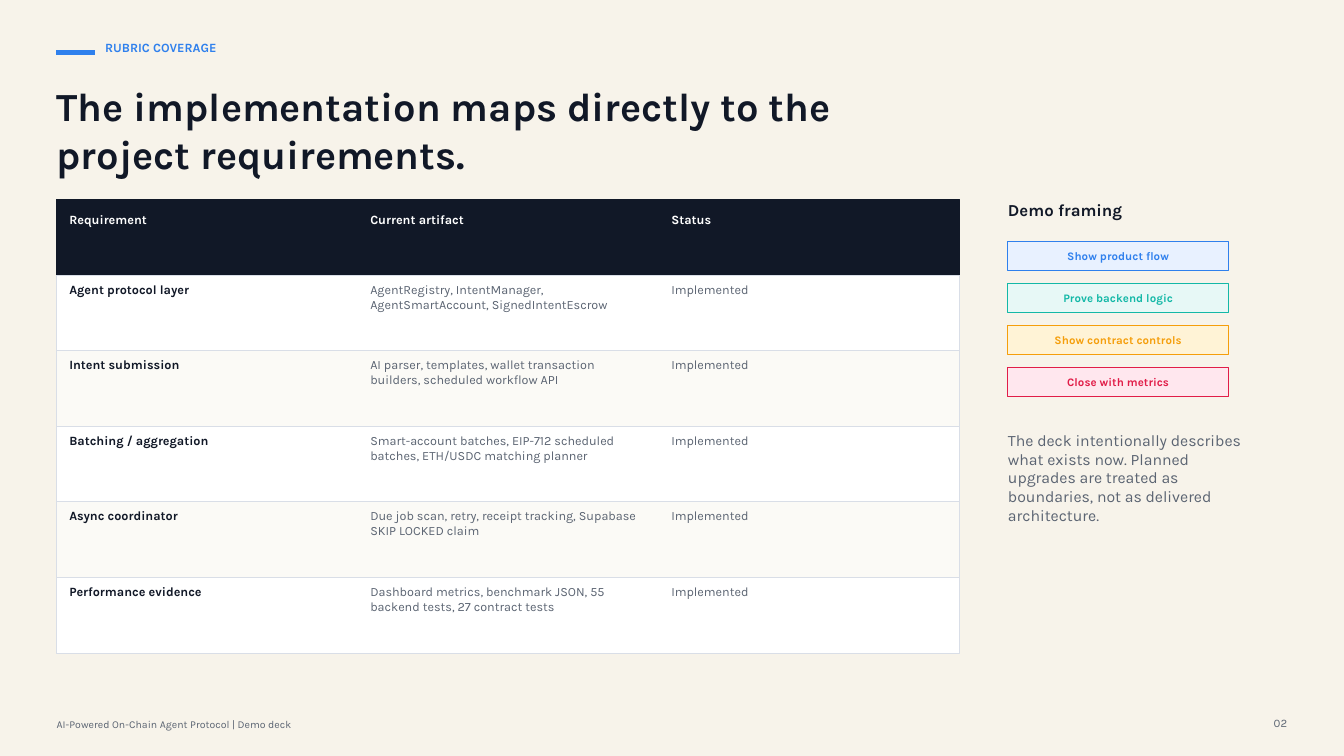
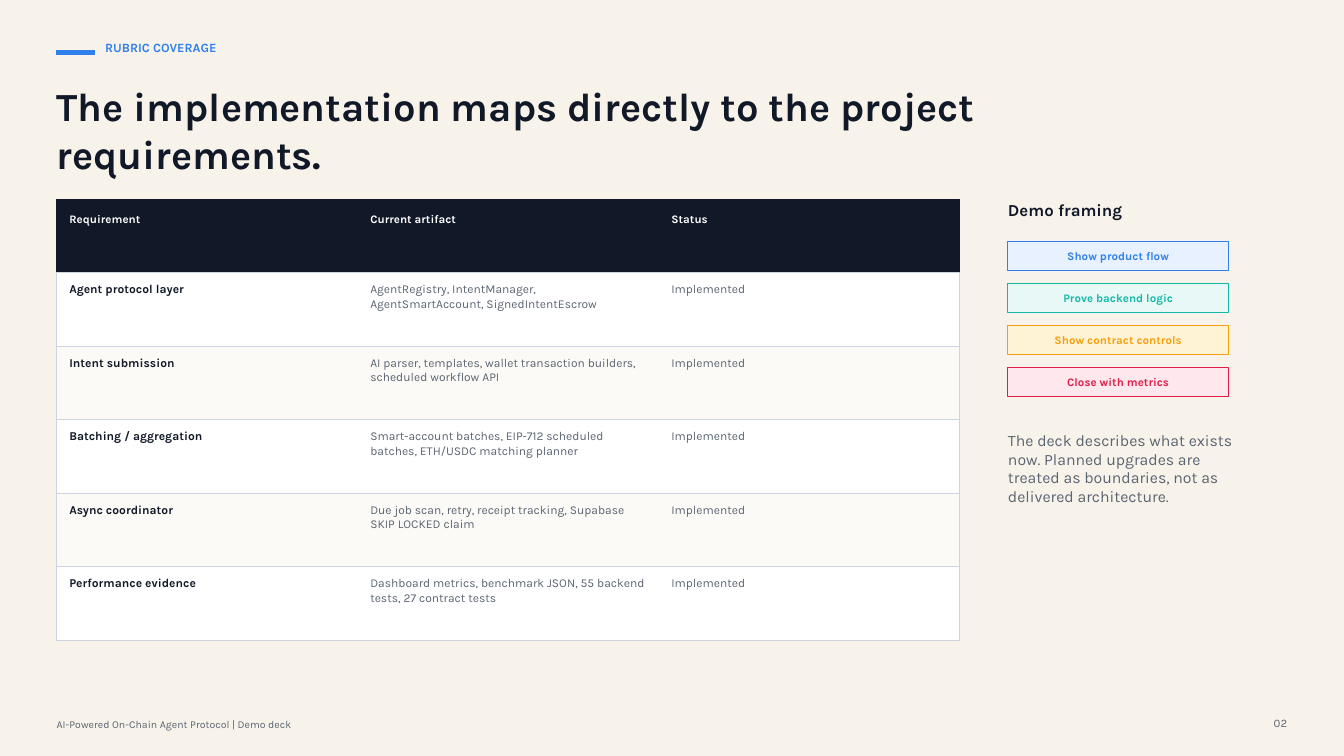
Before and after one commit to cozyxiong/On-Chain-Agent-Protocol, a slide deck: slide 2 of docs/on-chain-agent-protocol-demo.pptx. Drawn at 1344x756 pixels with LibreOffice and Linux fonts; fonts in the diff are those of the drawing. Boxes give left, top, right and bottom in pixels: in the first picture for what was removed or moved away, otherwise in the second. Text is boxed around its words. In the diff, an @@ line names an element or a change of style, - is before the commit and + after.

Commit message:
Improve demo presentation native arrows
Rebuild docs/on-chain-agent-protocol-demo.pptx so architecture and workflow diagrams use editable PowerPoint preset arrow shapes instead of simulated or non-rendering arrows.

Keep the icon badges editable as native PowerPoint shapes and preserve the existing 14-slide demo story.

Verified the deck still has 14 slides, contains 35 native PowerPoint arrow preset shapes, and passes layout QA with zero errors.

```diff
--- a/docs/on-chain-agent-protocol-demo.pptx
+++ b/docs/on-chain-agent-protocol-demo.pptx
@@ text "The implementation maps directly to ..." rewrapped from (x1=57, y1=92, x2=831, y2=179) to (x1=57, y1=92, x2=975, y2=179) @@
@@ size 9 to 8.2 pt in 3 elements at (x1=69, y1=215, x2=140, y2=226), (x1=370, y1=215, x2=456, y2=223), (x1=671, y1=215, x2=708, y2=223) @@
@@ rectangle moved from (x1=56, y1=275, x2=960, y2=351) to (x1=56, y1=273, x2=960, y2=347) @@
@@ rectangle moved from (x1=56, y1=351, x2=960, y2=426) to (x1=56, y1=347, x2=960, y2=420) @@
@@ rectangle moved from (x1=56, y1=426, x2=960, y2=502) to (x1=56, y1=420, x2=960, y2=494) @@
@@ text at (x1=1008, y1=435, x2=1232, y2=502): text changed @@
-The deck intentionally describes what exists now. Planned upgrades are treated as boundaries, not as delivered architecture.
+The deck describes what exists now. Planned upgrades are treated as boundaries, not as delivered architecture.
@@ rectangle moved from (x1=56, y1=502, x2=960, y2=578) to (x1=56, y1=494, x2=960, y2=568) @@
@@ outline #D9DEE7 0.75 pt to #CBD5E1 0.75 pt in 5 elements at (x1=56, y1=273, x2=960, y2=347), (x1=56, y1=347, x2=960, y2=420), (x1=56, y1=420, x2=960, y2=494), (x1=56, y1=494, x2=960, y2=568), (x1=56, y1=567, x2=960, y2=640) @@
@@ rectangle moved from (x1=56, y1=578, x2=960, y2=653) to (x1=56, y1=567, x2=960, y2=640) @@
@@ text "Performance evidence" moved from (x1=69, y1=587, x2=202, y2=596) to (x1=69, y1=578, x2=196, y2=587) @@
@@ text "Dashboard metrics, benchmark JSON, 55 ..." moved from (x1=370, y1=587, x2=604, y2=612) to (x1=370, y1=579, x2=644, y2=603) @@
@@ size 9 to 8.6 pt in 15 elements at (x1=69, y1=284, x2=184, y2=296), (x1=370, y1=285, x2=596, y2=311), (x1=671, y1=285, x2=745, y2=296), (x1=69, y1=358, x2=175, y2=367), (x1=370, y1=359, x2=636, y2=381), (x1=671, y1=359, x2=745, y2=370), (x1=69, y1=431, x2=202, y2=443), (x1=370, y1=432, x2=603, y2=458), (x1=671, y1=432, x2=745, y2=443), (x1=69, y1=505, x2=173, y2=517), (x1=370, y1=506, x2=625, y2=528), (x1=671, y1=506, x2=745, y2=517), (x1=69, y1=578, x2=196, y2=587), (x1=370, y1=579, x2=644, y2=603), (x1=671, y1=579, x2=745, y2=590) @@
@@ text "Implemented" moved from (x1=671, y1=587, x2=748, y2=599) to (x1=671, y1=579, x2=745, y2=590) @@
```
Also in this commit, not shown: 12 other slides changed.
